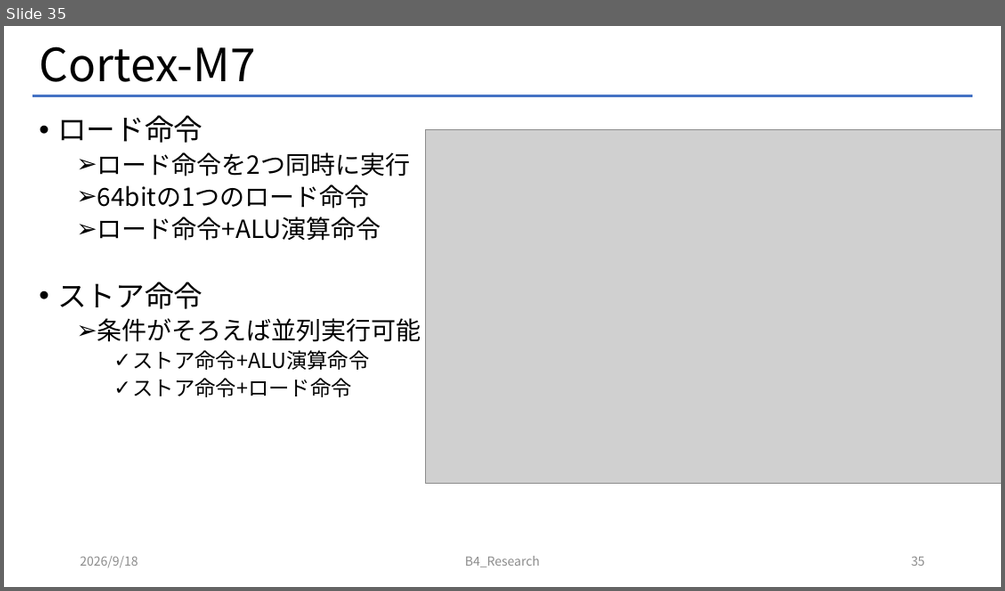
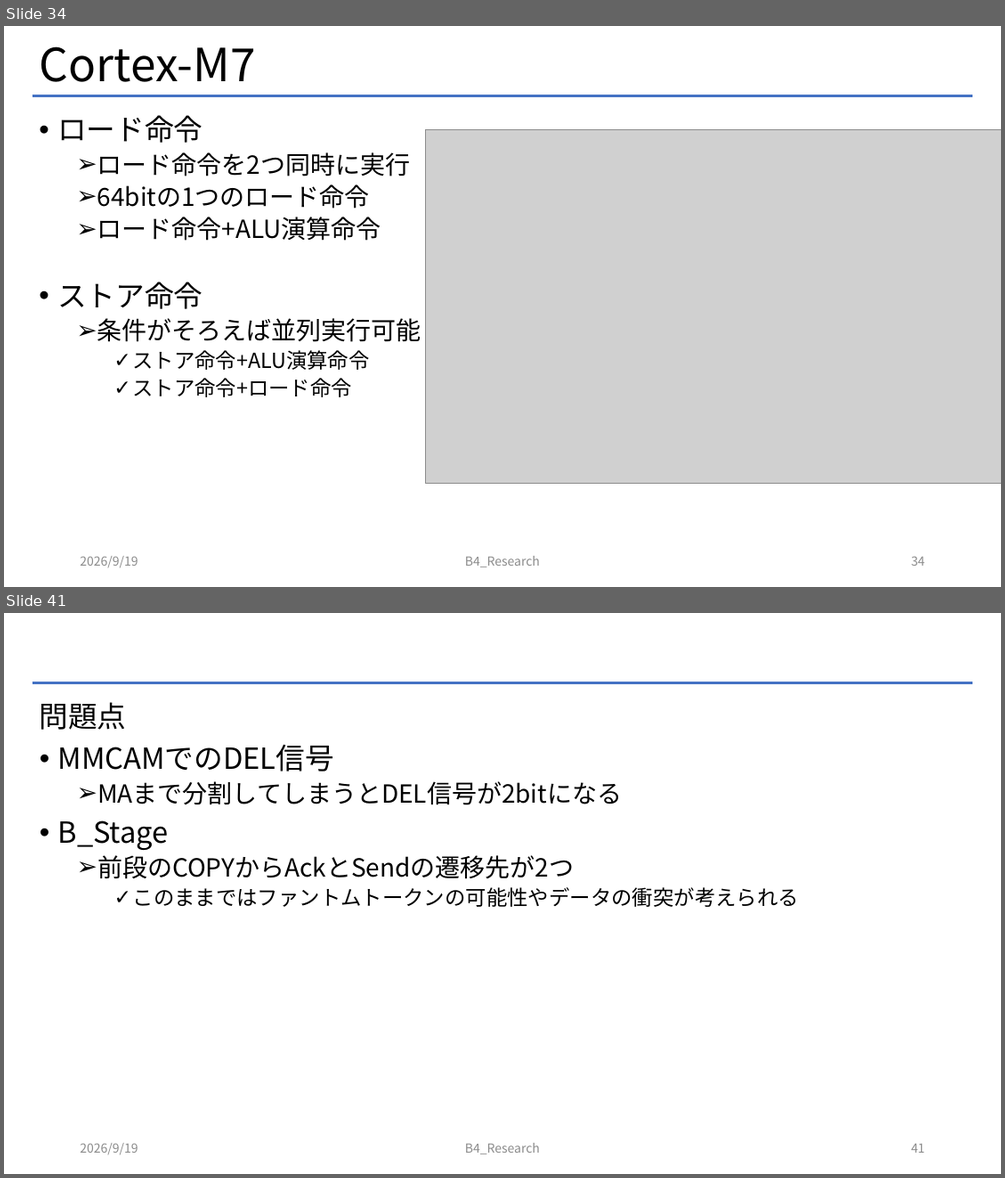
Before and after one commit to Mattya009/SuperScalar_DDP, a slide deck: DDP_SuperScalar.pptx. Shown one above the other, each under a label of ours: slide 35 before the commit, slides 34 and 41 after it; the slides between them are not shown. The pictures are 1005x591 and 1005x1178 pixels, drawn with LibreOffice and Linux fonts; fonts in the diff are those of the drawing; grey boxes stand for pictures. Boxes give left, top, right and bottom in pixels: in the first picture for what was removed or moved away, otherwise in the second. Text is boxed around its words. In the diff, an @@ line names an element or a change of style, - is before the commit and + after.

```diff
--- a/DDP_SuperScalar.pptx
+++ b/DDP_SuperScalar.pptx
@@ slide 41 added at [4, 613, 1001, 1174], background #FFFFFF; not listed: 1 template element that a slide beside it also shows @@
@@ text added at [40, 702, 799, 907], 24 pt, text #000000 @@
+問題点
+• MMCAMでのDEL信号
+  ➢ MAまで分割してしまうとDEL信号が2bitになる
+• B_Stage
+  ➢ 前段のCOPYからAckとSendの遷移先が2つ
+    ✓ このままではファントムトークンの可能性やデータの衝突が考えられる
@@ text added at [80, 1143, 138, 1154], 12 pt, text #8C8C8C @@
+2026/9/19
@@ text added at [465, 1143, 540, 1154], 12 pt, text #8C8C8C @@
+B4_Research
@@ page number added at [911, 1143, 925, 1152], 12 pt, text #8C8C8C @@
+41
@@ what was slide 35 is now slide 34 @@
@@ page number at [911, 556, 925, 565]: text changed @@
-35
+34
```
Also in this commit, not shown: 71 other slides changed, 6 other slides added, 5 other files.
